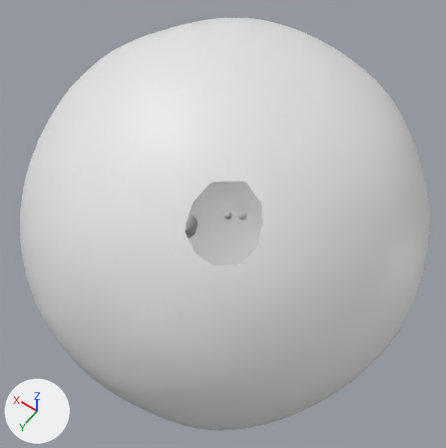
Renders of the FBX model Working Files/SnowBall Blob/blob.fbx from each side of a commit.
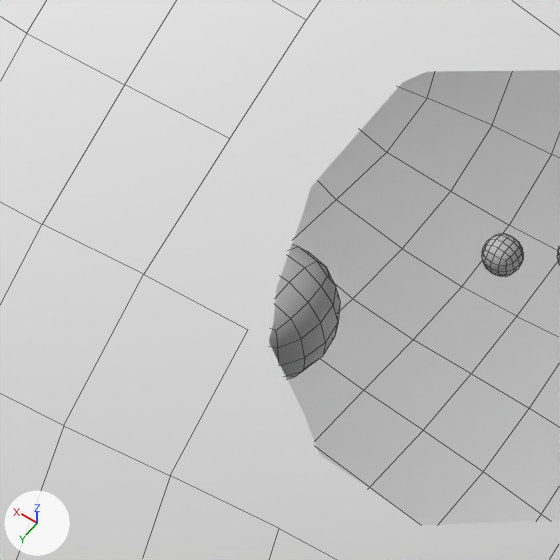
There are two pictures of each version: one whole from a 50 mm lens placed at (-1.647, 2.335, 3.652), pointed at (0.015, 0.008, -0.005), one close up on the part from 30% to 54% of the width and 38% to 61% of the height. Arrows for +X, +Y and +Z are at lower left; the lights stay in place. The last two pictures show the newer version. The close-ups show mesh edges as thin lines. Everything nearer to the camera than a plane just in front of the edit is cut away. Where no turn or scale is listed for an object, it has been applied to the vertices.

Names of what the first close-up shows: 'lr'.
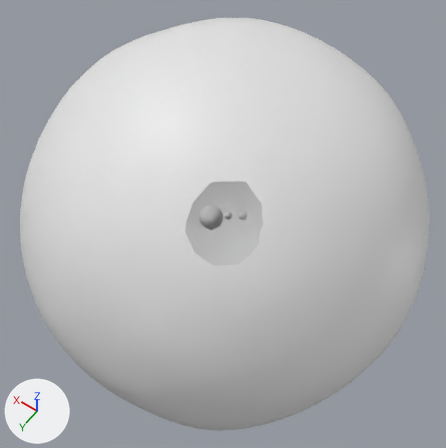
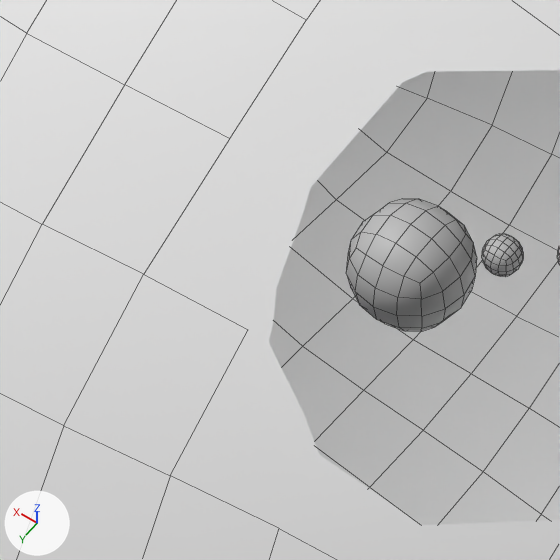
The change, as a diff of the scene's bpy script:
```diff
--- a/Working Files/SnowBall Blob/blob.fbx.py
+++ b/Working Files/SnowBall Blob/blob.fbx.py
@@ me_roundcube_001 @@
 me_roundcube_001.from_pydata(...)  # 2910 vertices, 2880 faces; spans x -1.45..1.45, y -1.46..1.45, z -1.46..1.46
 # used by ob_lr; location = (0.0, 0.0, 0.0)
+# me_roundcube_001 part 1: the loose piece of 98 vertices spanning x -0.33..-0.19, y 0.68..0.82, z 0.89..1.03 is moved by (0.0, -0.24, -0.17)
 me_roundcube_001.materials.append(mat_material)
```

Location of each change, (x1, y1, x2, y2) in pixels of the close-ups (560 x 560 px; the box of a moved part takes in the faces that stretch with it):
part 1 of me_roundcube_001, moved or reshaped: before (269, 244, 340, 379); after (346, 199, 477, 332)
